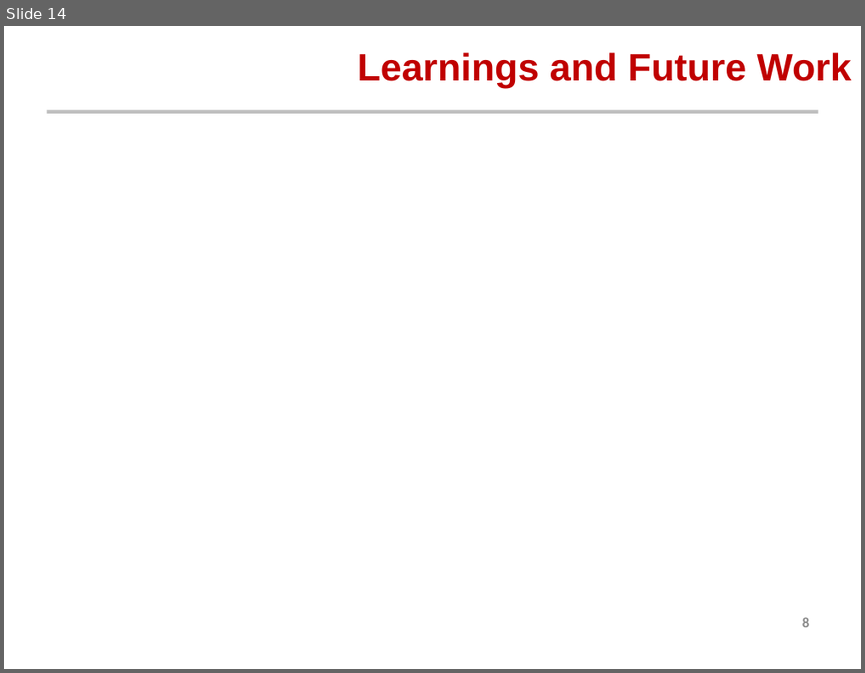
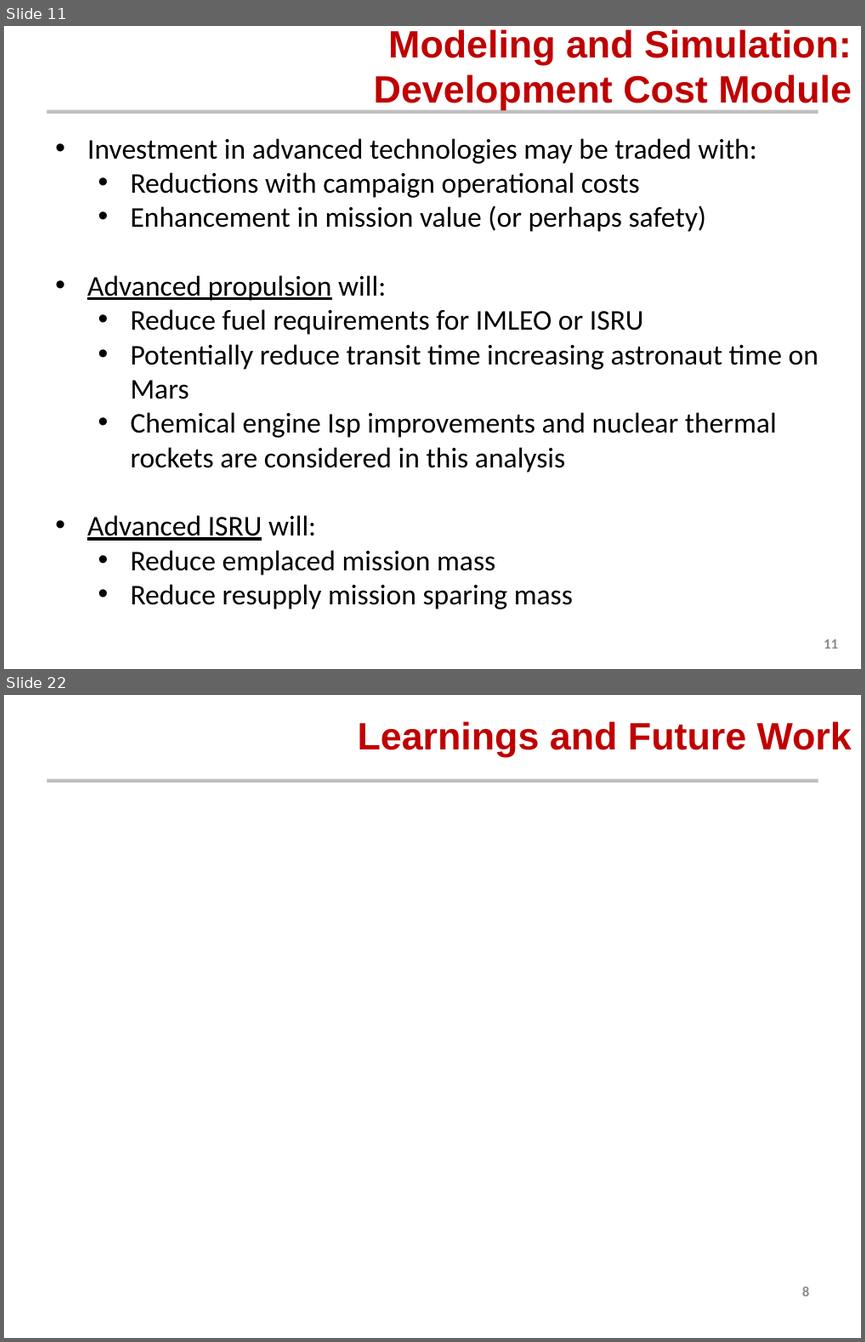
Before and after one commit to AeroSigma/Mars2040, a slide deck: MSDO/Assignment5/Mars 2040 Optimization Presentation.pptx. Shown one above the other, each under a label of ours: slide 14 before the commit, slides 11 and 22 after it; the slides between them are not shown. The pictures are 865x673 and 865x1342 pixels, drawn with LibreOffice and Linux fonts; fonts in the diff are those of the drawing; background and template pictures are left out. Boxes give left, top, right and bottom in pixels: in the first picture for what was removed or moved away, otherwise in the second. Text is boxed around its words. In the diff, an @@ line names an element or a change of style, - is before the commit and + after.

```diff
--- a/MSDO/Assignment5/Mars 2040 Optimization Presentation.pptx
+++ b/MSDO/Assignment5/Mars 2040 Optimization Presentation.pptx
@@ slide 11 added at (4,26,861,669), background #FFFFFF; not listed: 1 template element that a slide beside it also shows @@
@@ title added at (374,29,851,110), 32 pt, text #C00000, bold @@
+Modeling and Simulation:
+Development Cost Module
@@ text added at (87,138,818,609), 24 pt, text #000000 @@
+• Investment in advanced technologies may be traded with:
+  • Reductions with campaign operational costs
+  • Enhancement in mission value (or perhaps safety)
+• Advanced propulsion will:
+  • Reduce fuel requirements for IMLEO or ISRU
+  • Potentially reduce transit time increasing astronaut time on Mars
+  • Chemical engine Isp improvements and nuclear thermal rockets are considered in this analysis
+• Advanced ISRU will:
+  • Reduce emplaced mission mass
+  • Reduce resupply mission sparing mass
@@ page number added at (823,639,838,648), 12 pt, text #8C8C8C, bold @@
+11
@@ what was slide 14 is now slide 22 @@
```
Also in this commit, not shown: 10 slides changed, 7 other slides added, 4 other files.
